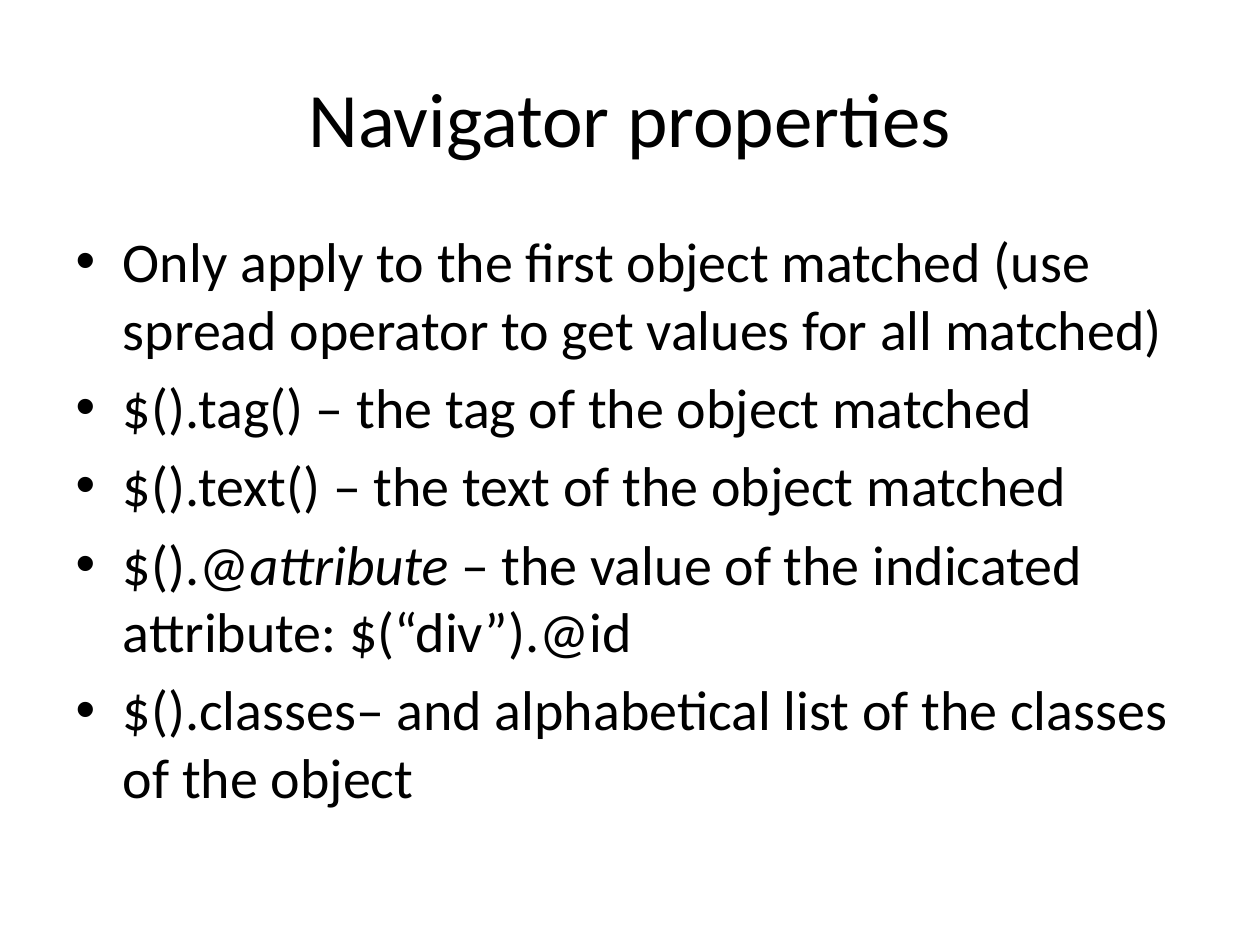
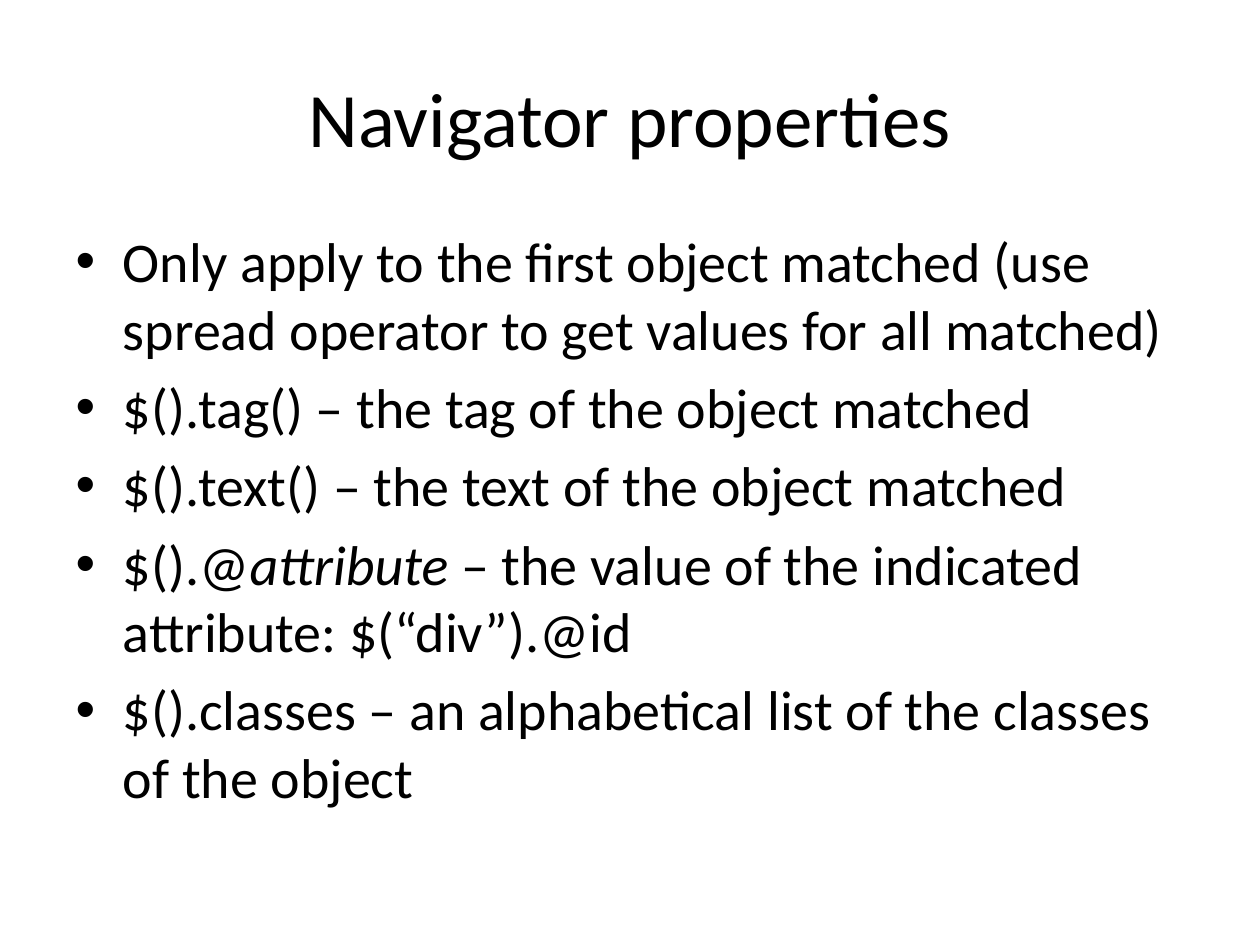
Before and after one commit to RichardAlexanderGreen/example-geb, a slide deck: slide 26 of GebTalk.pptx. Drawn at 1260x945 pixels with LibreOffice and Linux fonts; fonts in the diff are those of the drawing. Boxes give left, top, right and bottom in pixels: in the first picture for what was removed or moved away, otherwise in the second. Text is boxed around its words. In the diff, an @@ line names an element or a change of style, - is before the commit and + after.

```diff
--- a/GebTalk.pptx
+++ b/GebTalk.pptx
@@ text at bbox=[123, 689, 1151, 808]: text changed @@
-• $().classes– and alphabetical list of the classes of the object
+• $().classes – an alphabetical list of the classes of the object
```
Also in this commit, not shown: 8 other slides changed.
